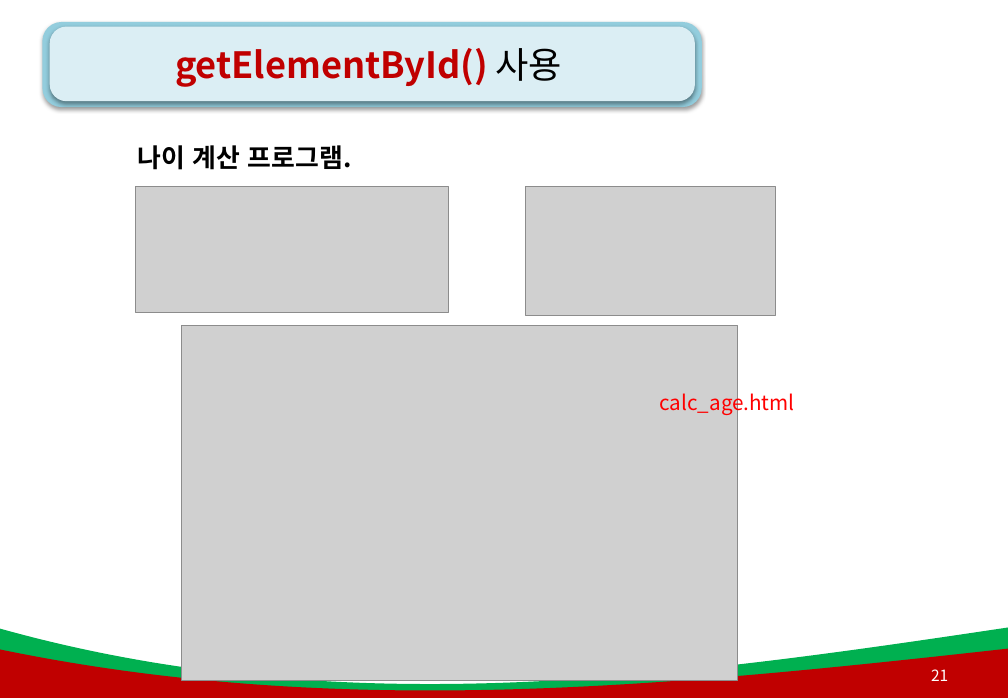
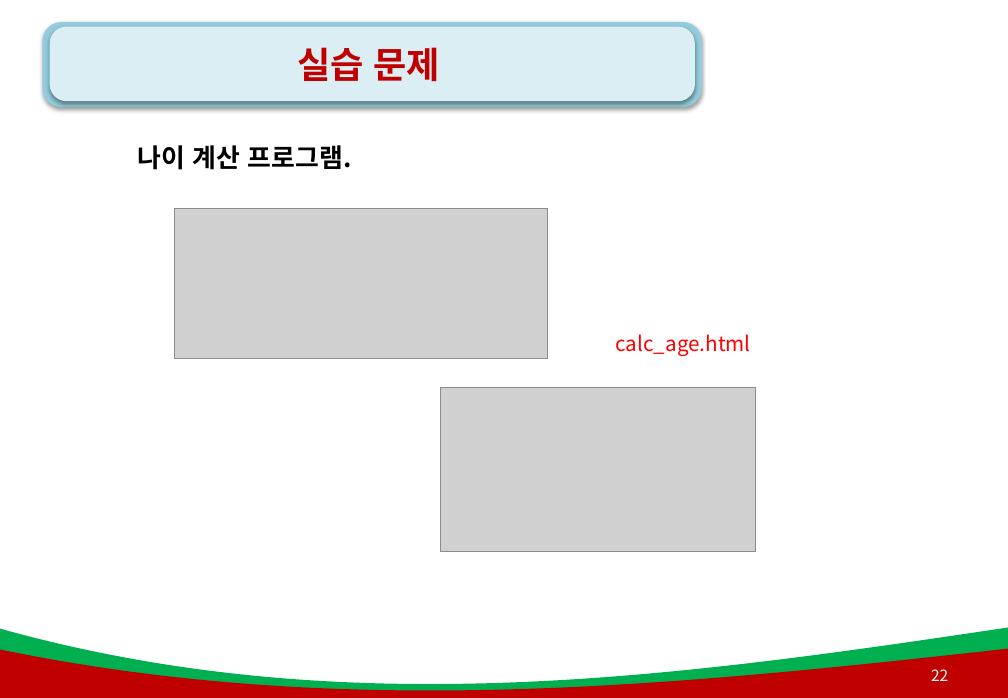
Before and after one commit to AhNyx/js_works, a slide deck: slide 22 of green_project_web/js_ppt/4강. js_함수(메서드).pptx (slide 21 before the commit). Drawn at 1008x698 pixels with LibreOffice and Linux fonts; fonts in the diff are those of the drawing; grey boxes stand for pictures; background and template pictures are left out. Boxes give left, top, right and bottom in pixels: in the first picture for what was removed or moved away, otherwise in the second. Text is boxed around its words. In the diff, an @@ line names an element or a change of style, - is before the commit and + after.

```diff
--- a/green_project_web/js_ppt/4강. js_함수(메서드).pptx
+++ b/green_project_web/js_ppt/4강. js_함수(메서드).pptx
@@ title at [297, 47, 441, 82]: text changed @@
-getElementById() 사용
+실습 문제
@@ picture: place and size @@
-picture at [135, 186, 448, 312]
+picture at [174, 208, 548, 358]
@@ picture removed at [181, 326, 738, 680] @@
@@ text "calc_age.html" rewrapped from [660, 390, 795, 416] to [616, 334, 751, 356] @@
@@ picture: place and size @@
-picture at [526, 186, 775, 316]
+picture at [440, 388, 756, 552]
@@ page number at [931, 669, 948, 681]: text changed @@
-21
+22
```
Also in this commit, not shown: 9 other slides changed, 3 slides added, 31 other files.
